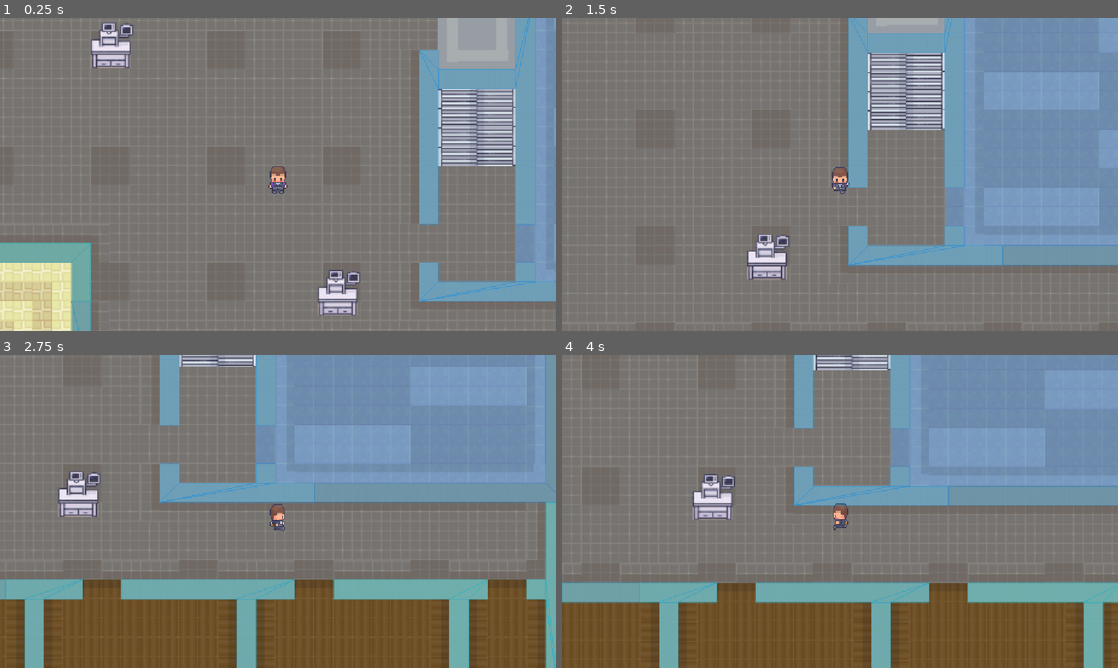
Above: before the commit, frames 1-4 (two rows, left to right).
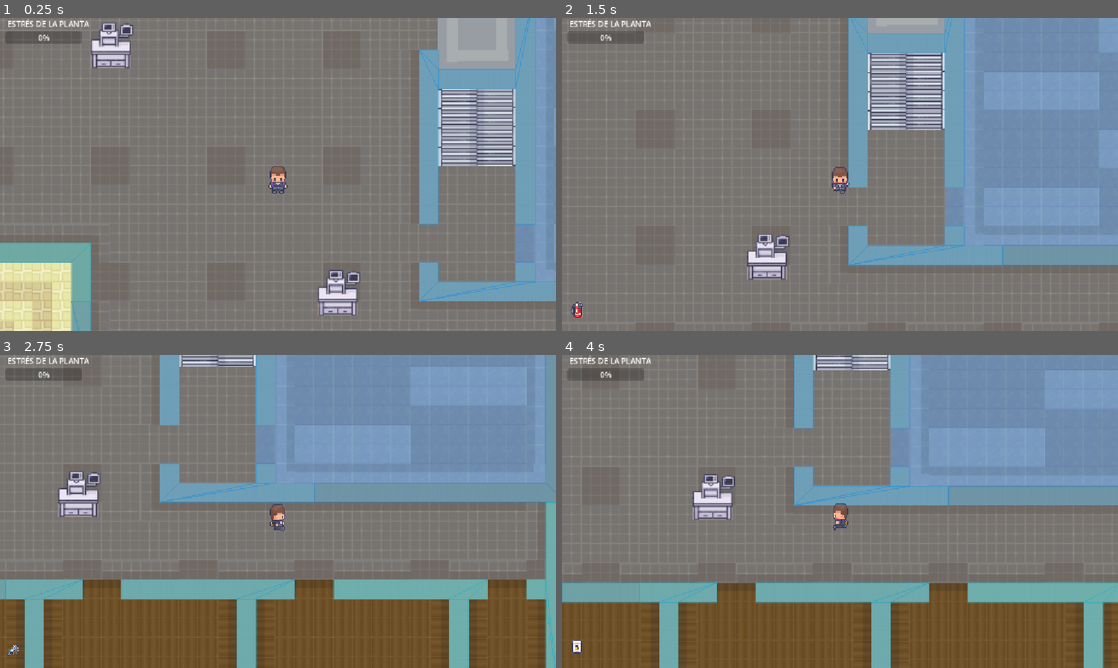
Above: after the commit, the same moments.

Repository: Ayahuasca-Studio/NoNameYet
Game: Godot game, scene res://piso_uno_gameloop.tscn
The game is run twice, just before and just after one commit, with the same random seed, the same clock (stepped at 60 frames per second) and the same inputs.
Inputs:
- Up to frame 1 (0.25 s): no input
- Up to frame 2 (1.5 s): tap Enter (ui_accept) at 0.5, 0.77 s; hold D (mover_derecha) 0.53-1.28 s; tap 1 (herramienta_1) at 0.6 s; tap 2 (herramienta_2) at 0.8, 1.35 s; hold S (mover_abajo) from 1.28 s (still down)
- Up to frame 3 (2.75 s): tap Enter (ui_accept) at 1.52 s; tap 3 (herramienta_3) at 1.55, 2.1 s; release S (mover_abajo) at 2.03 s; hold D (mover_derecha) from 2.03 s (still down); tap 1 (herramienta_1) at 2.3 s
- Up to frame 4 (4 s): release D (mover_derecha) at 2.78 s; hold W (mover_arriba) 2.78-3.53 s; tap 1 (herramienta_1) at 2.85 s; tap Enter (ui_accept) at 3.02, 3.5, 3.77 s; tap 2 (herramienta_2) at 3.05, 3.6 s; hold A (mover_izquierda) from 3.53 s (still down); tap 3 (herramienta_3) at 3.8 s

The runs differ from the first frame. In frame 1, 0.7% of the frame differs, in the area x 1-16%, y 0-9%; in frame 2, 0.8%, in the area x 1-16%, y 0-96%; in frame 3, 0.7%; in frame 4, 0.8%.

Commit message:
Interfaz grefica e iconos

Diff:
--- a/Scripts/jugador.gd
+++ b/Scripts/jugador.gd
@@ -42,12 +42,15 @@
 	# Sistema de inventario por consola
 	if Input.is_action_just_pressed("herramienta_1"):
 		herramienta_activa = Herramientas.LLAVE_INGLESA
+		actualizar_ui_herramienta()
 		print("Herramienta equipada: LLAVE INGLESA")
 	elif Input.is_action_just_pressed("herramienta_2"):
 		herramienta_activa = Herramientas.EXTINTOR
+		actualizar_ui_herramienta()
 		print("Herramienta equipada: EXTINTOR")
 	elif Input.is_action_just_pressed("herramienta_3"):
 		herramienta_activa = Herramientas.MULTIMETRO
+		actualizar_ui_herramienta()
 		print("Herramienta equipada: MULTÍMETRO")
 
 # FUNCIÓN DE ANIMACIÓN
@@ -70,3 +73,12 @@
 			anim_player.play("idle_down")
 		elif last_direction.y < 0:
 			anim_player.play("idle_up")
+
+func actualizar_ui_herramienta() -> void:
+	var interfaz = get_parent().get_node_or_null("Interfaz")
+	if interfaz:
+		match herramienta_activa:
+			Herramientas.NINGUNA: interfaz.cambiar_icono_herramienta("NINGUNA")
+			Herramientas.LLAVE_INGLESA: interfaz.cambiar_icono_herramienta("LLAVE")
+			Herramientas.EXTINTOR: interfaz.cambiar_icono_herramienta("EXTINTOR")
+			Herramientas.MULTIMETRO: interfaz.cambiar_icono_herramienta("MULTIMETRO")
--- a/Scripts/mundo.gd
+++ b/Scripts/mundo.gd
@@ -4,6 +4,7 @@
 var estres_planta: float = 0.0
 var max_estres: float = 100.0
 var juego_terminado: bool = false
+@onready var interfaz = $Interfaz
 
 # Un temporizador interno para no saturar la consola imprimiendo a cada milisegundo
 var tiempo_impresion: float = 0.0
@@ -29,6 +30,10 @@
 
 	# Modificamos el valor y usamos 'clampf' para asegurarnos de que no baje de 0 ni suba de 100
 	estres_planta = clampf(estres_planta + cantidad, 0.0, max_estres)
+
+	#control de interfaz grafica
+	if interfaz:
+		interfaz.actualizar_estres(estres_planta)
 
 	# Condición de derrota
 	if estres_planta >= max_estres:
--- /dev/null
+++ b/interfaz.gd
@@ -0,0 +1,29 @@
+extends CanvasLayer
+
+@onready var barra_estres = $HUD/BarraEstres
+@onready var icono_herramienta = $HUD/IconoHerramienta
+
+# Definimos las coordenadas (Rect2) de cada herramienta en el atlas
+var regiones = {
+	"NINGUNA": Rect2(0, 0, 0, 0), # Vacío
+	"LLAVE": Rect2(208, 1632, 16, 16),   # X, Y, Ancho, Alto
+	"EXTINTOR": Rect2(32, 40, 16, 16),
+	"MULTIMETRO": Rect2(0, 40, 16, 16)
+}
+
+func _ready() -> void:
+	cambiar_icono_herramienta("NINGUNA")
+
+
+func actualizar_estres(valor: float) -> void:
+	barra_estres.value = valor
+
+func cambiar_icono_herramienta(tipo: String) -> void:
+	# Accedemos al Atlas que creamos en el paso anterior
+	var atlas = icono_herramienta.texture as AtlasTexture
+	if atlas and regiones.has(tipo):
+		# Cambiamos qué parte de la imagen se muestra
+		atlas.region = regiones[tipo]
+
+		# Si es 'NINGUNA', ocultamos el icono, si no, lo mostramos
+		icono_herramienta.visible = (tipo != "NINGUNA")
--- /dev/null
+++ b/interfaz.tscn
@@ -0,0 +1,47 @@
+[gd_scene format=3 uid="uid://cg2naxywjdauc"]
+
+[ext_resource type="Script" uid="uid://scx6r4nni27y" path="res://interfaz.gd" id="1_87hbf"]
+[ext_resource type="Texture2D" uid="uid://dut5m5qskr7ue" path="res://Assets/Map/Furniture/19_Hospital_16x16.png" id="2_6loih"]
+
+[sub_resource type="AtlasTexture" id="AtlasTexture_xrivr"]
+atlas = ExtResource("2_6loih")
+region = Rect2(208, 1632, 16, 16)
+
+[node name="Interfaz" type="CanvasLayer" unique_id=1390139656]
+script = ExtResource("1_87hbf")
+
+[node name="HUD" type="Control" parent="." unique_id=1907971068]
+layout_mode = 3
+anchors_preset = 15
+anchor_right = 1.0
+anchor_bottom = 1.0
+grow_horizontal = 2
+grow_vertical = 2
+
+[node name="BarraEstres" type="ProgressBar" parent="HUD" unique_id=772098685]
+layout_mode = 1
+offset_left = 11.0
+offset_top = 27.0
+offset_right = 170.0
+offset_bottom = 54.0
+
+[node name="Label" type="Label" parent="HUD/BarraEstres" unique_id=57762846]
+layout_mode = 0
+offset_left = 4.0
+offset_top = -27.0
+offset_right = 173.0
+offset_bottom = -4.0
+text = "ESTRÉS DE LA PLANTA"
+
+[node name="IconoHerramienta" type="TextureRect" parent="HUD" unique_id=158150080]
+texture_filter = 1
+layout_mode = 1
+anchors_preset = 2
+anchor_top = 1.0
+anchor_bottom = 1.0
+offset_left = 11.0
+offset_top = -65.0
+offset_right = 51.0
+offset_bottom = -25.0
+grow_vertical = 0
+texture = SubResource("AtlasTexture_xrivr")
--- a/piso_uno_gameloop.tscn
+++ b/piso_uno_gameloop.tscn
@@ -6,6 +6,7 @@
 [ext_resource type="Texture2D" uid="uid://dut5m5qskr7ue" path="res://Assets/Map/Furniture/19_Hospital_16x16.png" id="3_8sjxe"]
 [ext_resource type="PackedScene" uid="uid://bvxhe1vpkwqks" path="res://maquina.tscn" id="5_jojke"]
 [ext_resource type="PackedScene" uid="uid://c4unlgj8iqive" path="res://jugador.tscn" id="6_toyu6"]
+[ext_resource type="PackedScene" uid="uid://cg2naxywjdauc" path="res://interfaz.tscn" id="7_toyu6"]
 
 [sub_resource type="TileSetAtlasSource" id="TileSetAtlasSource_1uv6g"]
 texture = ExtResource("1_ifyin")
@@ -2999,3 +3000,5 @@
 
 [node name="Jugador" parent="." unique_id=1844464217 instance=ExtResource("6_toyu6")]
 position = Vector2(11, -105)
+
+[node name="Interfaz" parent="." unique_id=1390139656 instance=ExtResource("7_toyu6")]
Not shown, added: interfaz.gd.uid
